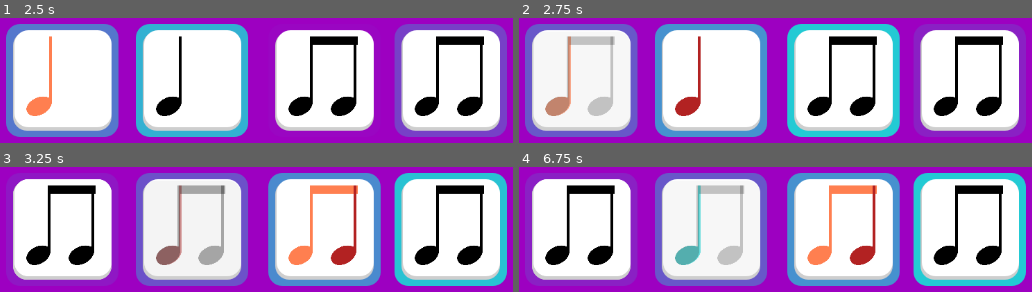
Above: before the commit, frames 1-4 (two rows, left to right).
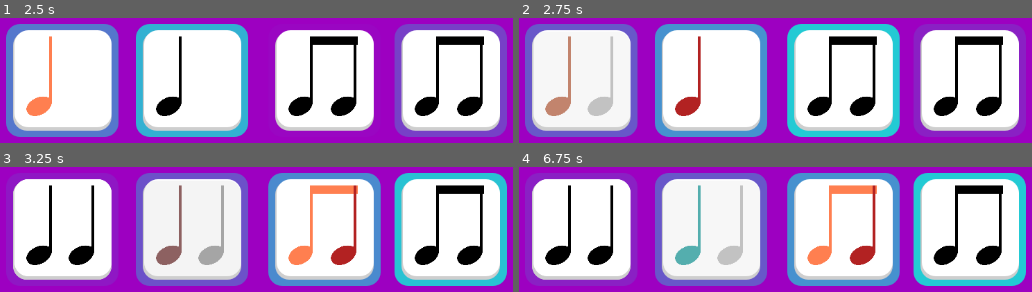
Above: after the commit, the same moments.

Repository: firesmoker/rhythmcards
Game: Godot game, scene res://game.tscn
Two runs of this game, one before a commit and one after it. Both use one fixed random seed, a clock stepped at 60 frames per second and the inputs below.
Inputs:
- Up to frame 1 (2.5 s): hold Space (play) 0.53-1.28 s; tap Space (play) at 1.35 s; hold Space (play) from 2.03 s (still down)
- Up to frame 2 (2.75 s): keep holding Space (play)
- Up to frame 3 (3.25 s): release Space (play) at 2.78 s; tap Space (play) at 2.85 s
- Up to frame 4 (6.75 s): hold Space (play) 3.53-4.28 s; tap Space (play) at 4.35, 5.85 s; hold Space (play) 5.03-5.78 s; hold Space (play) from 6.53 s (still down)

Frame 1 is identical in both runs. In frame 2, 0.8% of the frame differs, in the area x 6-19%, y 14-78%; in frame 3, 2.0%, in the area x 5-44%, y 14-79%; in frame 4, 2.0%.

Commit message:
pass notes as arrays

Diff:
--- a/scripts/game.gd
+++ b/scripts/game.gd
@@ -37,8 +37,14 @@
 
 func construct_dummy_level() -> void:
 	var number_of_stages: int = 10
-	var odd_array: Array = [0.25,0.25,0.125,0.125,0.125,0.125,]
-	var even_array: Array = [0.125,0.125,0.125,0.125,0.25,0.25]
+	var notes_for_odd_array: Array = [0.25,0.25,0.125,0.125,0.125,0.125,]
+	var odd_array: Array
+	for i in range(notes_for_odd_array.size()):
+		odd_array.append([notes_for_odd_array[i],"note"])
+	var notes_for_even_array: Array = [0.125,0.125,0.125,0.125,0.25,0.25]
+	var even_array: Array
+	for i in range(notes_for_even_array.size()):
+		even_array.append([notes_for_even_array[i],"note"])
 	for i in range(number_of_stages):
 		if i % 2 == 1:
 			print("odd")
--- a/scripts/note_card.gd
+++ b/scripts/note_card.gd
@@ -82,13 +82,13 @@
 	var previous_beats_duration: float = game.one_beat_value * (beat_num -1)
 	var previous_beats_duration_counter: float = 0
 	var current_beat_duration_counter: float = 0
-	for note: float in notes_array:
+	for note: Array in notes_array:
 		print(note)
 		if previous_beats_duration_counter < previous_beats_duration:
-			previous_beats_duration_counter += note
+			previous_beats_duration_counter += note[0]
 		elif current_beat_duration_counter < game.one_beat_value:
 			new_notes_array.append(note)
-			current_beat_duration_counter += note
+			current_beat_duration_counter += note[0]
 		else:
 			break
 	print("new note array is: " + str(new_notes_array))
@@ -100,7 +100,7 @@
 		notes_dictionary.clear()
 		for note in note_durations_array:
 			notes_dictionary[index] = {}
-			notes_dictionary[index]["duration"] = note
+			notes_dictionary[index]["duration"] = note[0]
 			notes_dictionary[index]["status"] = note_status_types.INACTIVE
 			if index == 0:
 				notes_dictionary[index]["game_object"] = note_1
